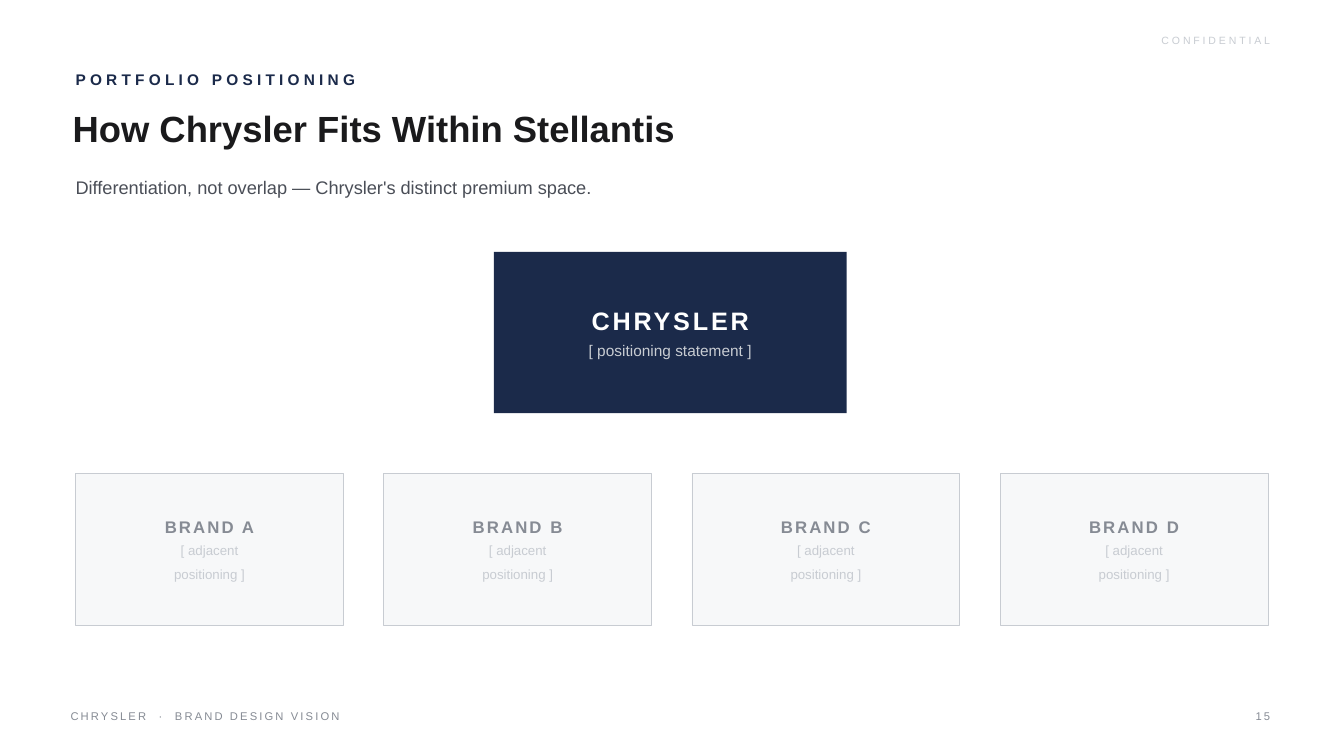
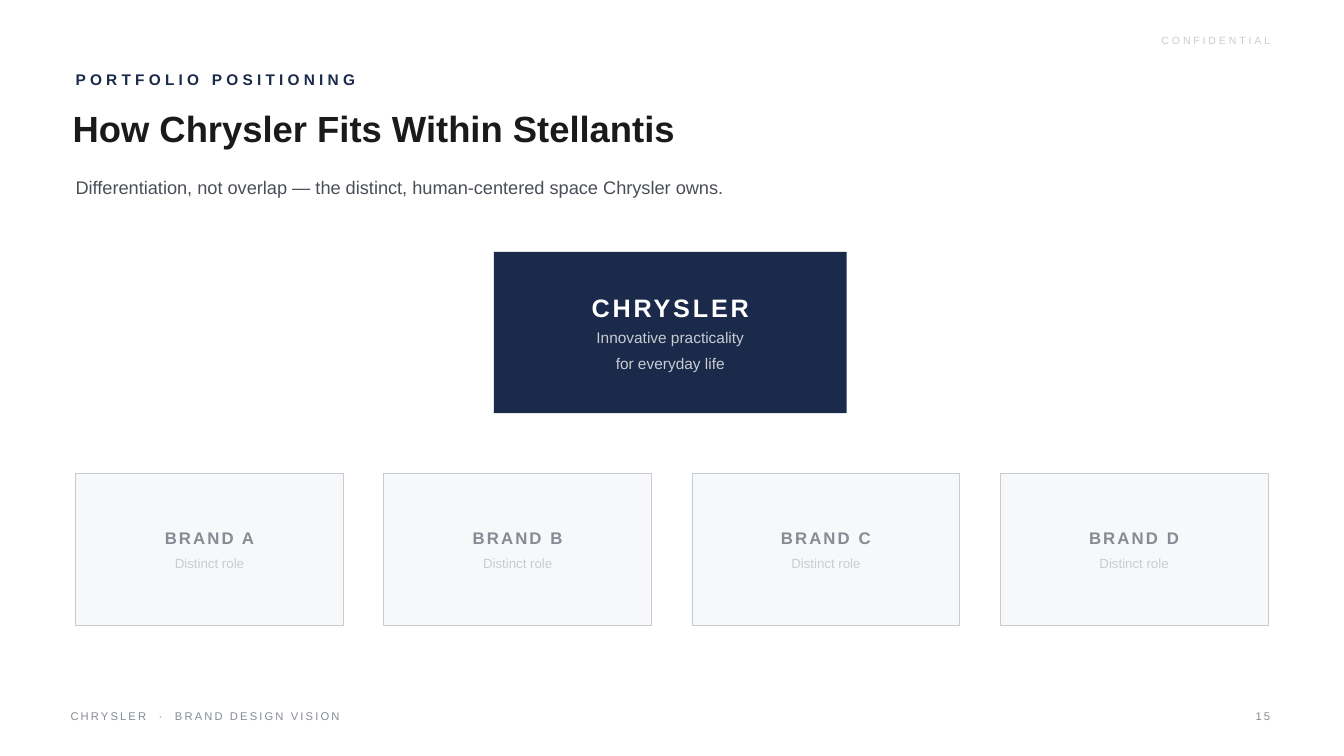
Before and after one commit to LG-Succe55/CLAUDE, a slide deck: slide 15 of Chrysler_Brand_Design_Vision.pptx. Drawn at 1344x756 pixels with LibreOffice and Linux fonts; fonts in the diff are those of the drawing. Boxes give left, top, right and bottom in pixels: in the first picture for what was removed or moved away, otherwise in the second. Text is boxed around its words. In the diff, an @@ line names an element or a change of style, - is before the commit and + after.

```diff
--- a/Chrysler_Brand_Design_Vision.pptx
+++ b/Chrysler_Brand_Design_Vision.pptx
@@ text at bbox=[76, 181, 723, 198]: text changed @@
-Differentiation, not overlap — Chrysler's distinct premium space.
+Differentiation, not overlap — the distinct, human-centered space Chrysler owns.
@@ text at bbox=[596, 332, 744, 372]: text changed @@
-[ positioning statement ]
+Innovative practicality
+for everyday life
@@ text at bbox=[175, 559, 244, 568]: text changed @@
-[ adjacent
-positioning ]
+Distinct role
@@ text at bbox=[483, 559, 552, 568]: text changed @@
-[ adjacent
-positioning ]
+Distinct role
@@ text at bbox=[791, 559, 860, 568]: text changed @@
-[ adjacent
-positioning ]
+Distinct role
@@ text at bbox=[1099, 559, 1169, 568]: text changed @@
-[ adjacent
-positioning ]
+Distinct role
```
Also in this commit, not shown: 13 other slides changed, 1 other file.
